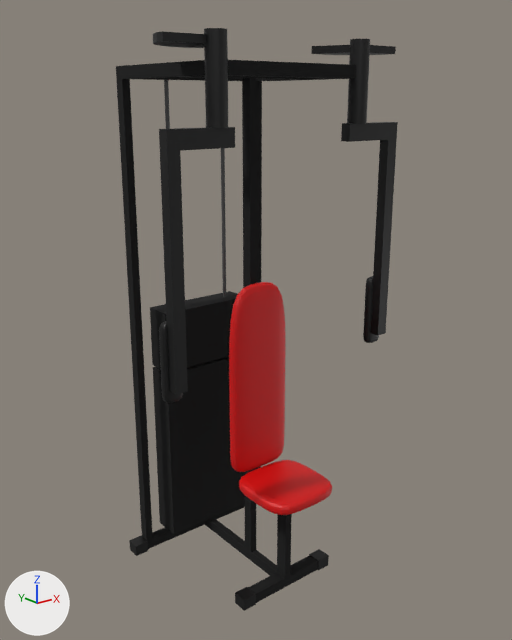
A saved change to the FBX model Assets/Prefabs/ChestMacine.fbx.
Rendered twice from a 50 mm lens placed at (-1.59, -2.14, 1.85), pointed at (0.03, -0.12, 1.04). The lights are fixed; the arrows at lower left show +X, +Y and +Z.

In view in the first picture: 'LeftHandle', 'MachineBase', 'RightHandle', 'Weight'.
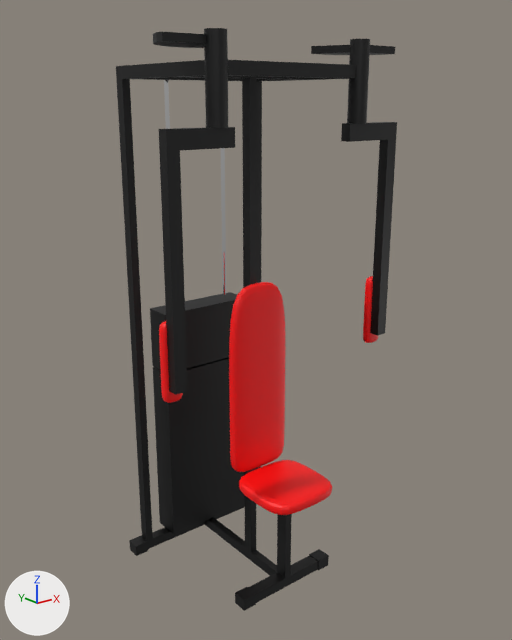
Boxes (x1, y1, x2, y2) around the edits, measured in the pictures (512 x 640 px; the box of a moved part takes in the faces that stretch with it):
'MachineBase', recoloured
    both: (129, 60, 356, 580)
'RightHandle', recoloured (black to red)
    both: (159, 59, 228, 403)
'LeftHandle', recoloured (black to red)
    both: (311, 46, 398, 343)
'Weight', moved
    before: (150, 291, 238, 369)
    after: (150, 292, 237, 370)
part 1 of me_cylinder_001, recoloured (black to red)
    both: (159, 321, 183, 403)
part 2 of me_cube_003, moved or reshaped
    both: (256, 394, 269, 416)
part 3 of me_cube_003, recoloured
    both: (129, 60, 356, 580)
part 4 of me_cylinder, recoloured (black to red)
    both: (363, 276, 378, 343)

Diff of the bpy script that builds the scene:
```diff
--- a/Assets/Prefabs/ChestMacine.fbx.py
+++ b/Assets/Prefabs/ChestMacine.fbx.py
@@ mat_red @@
 mat_red = principled_material('Red')
-mat_red.base_color = (0.655, 0.0, 0.0)  # red #d40000
+mat_red.base_color = (1.0, 0.0, 0.0)  # red #ff0000
@@ mat_metal @@
 mat_metal = principled_material('Metal')
-mat_metal.base_color = (0.0738, 0.0738, 0.0738)  # dark grey #4d4d4d
+mat_metal.base_color = (0.9, 0.9, 0.9)  # white #f3f3f3
 mat_metal.roughness = 0.0
@@ me_cylinder @@
 me_cylinder.from_pydata(...)  # 808 vertices, 765 faces; spans x -0.069..0.204, y -0.034..0.18, z -1.13..0.0
 # used by ob_lefthandle; location = (0.3, -0.349, 2.04); rotation_euler = (0.0, 0.0, -0.0114), in degrees (0, 0, -0.7)
+# me_cylinder part 4: all 640 faces centred in x 0.134..0.204, y 0.018..0.055, z -1.13..-0.856 switch from mat_glossyblack (black #000000) to mat_red (red #ff0000)
@@ me_cube_003 @@
 # used by ob_machinebase; location = (0.0, -0.172, 0.76)
 # verts and faces of me_cube_003; kept vertices keep their numbers, new ones are numbered from 1114
 # before: 190 (0.0, -0.03, 0.0) at pixel (262, 396), 191 (0.0, -0.03, -0.07) at pixel (262, 413), 480 (0.03, -0.03, 0.0) at pixel (268, 394), 483 (0.03, -0.03, -0.07) at pixel (268, 411), 487 (-0.03, -0.03, 0.0) at pixel (255, 398)
 # before: 490 (-0.03, -0.03, -0.07) at pixel (255, 415)
-me_cube_003.from_pydata(...)  # 1114 vertices, 1076 faces; spans x -0.37..0.37, y -0.32..0.45, z -0.76..1.2
+me_cube_003.from_pydata(...)  # 1115 vertices, 1076 faces; spans x -0.37..0.37, y -0.32..0.45, z -0.76..1.2
+# me_cube_003 part 2
+delete_faces([(190, 191, 483, 480), (190, 487, 490, 191)])
+verts[1114] = (0.0, -0.03, -0.07)  # pixel (262, 413)
+faces += [(190, 1114, 483, 480), (190, 487, 490, 1114)]  # mat_red (red #ff0000)
+# me_cube_003 part 3: 120 faces spanning x -0.31..0.31, y -0.19..0.45, z -0.76..1.2 switch from mat_black (black #0a0a0a) to mat_glossyblack (black #000000)
 me_cube_003.materials.append(mat_red)
@@ me_cylinder_001 @@
 me_cylinder_001.from_pydata(...)  # 808 vertices, 765 faces; spans x -0.204..0.069, y -0.034..0.18, z -1.13..0.0
 # used by ob_righthandle; location = (-0.3, -0.349, 2.04); rotation_euler = (0.0, 0.0, 0.0114), in degrees (0, 0, 0.7)
+# me_cylinder_001 part 1: all 640 faces centred in x -0.204..-0.134, y 0.018..0.055, z -1.13..-0.856 switch from mat_glossyblack (black #000000) to mat_red (red #ff0000)
@@ ob_weight @@
 ob_weight = bpy.data.objects.new('Weight', me_cube_014)
-ob_weight.location = (0.0, 0.217, 0.821)
+ob_weight.location = (0.0, 0.217, 0.816)
```
